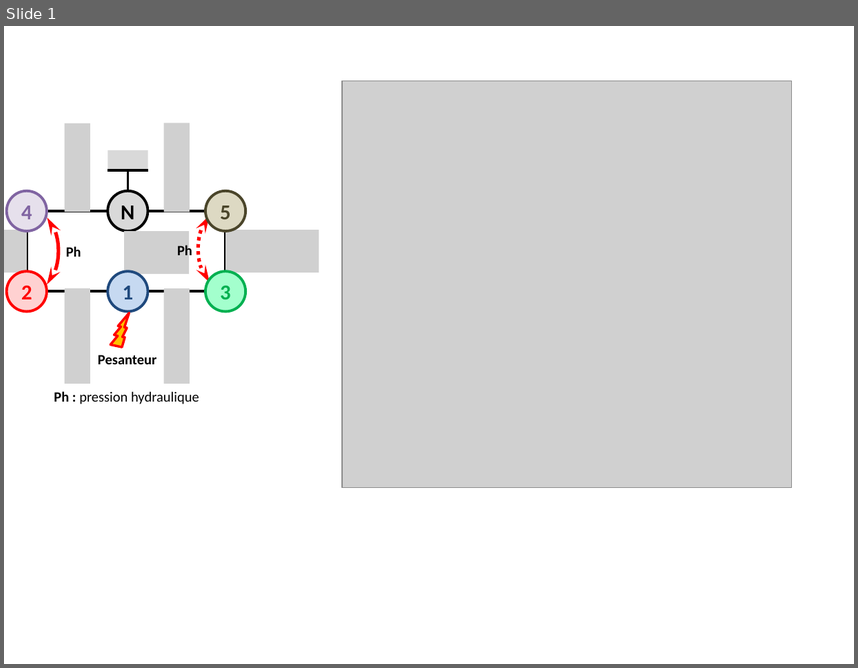
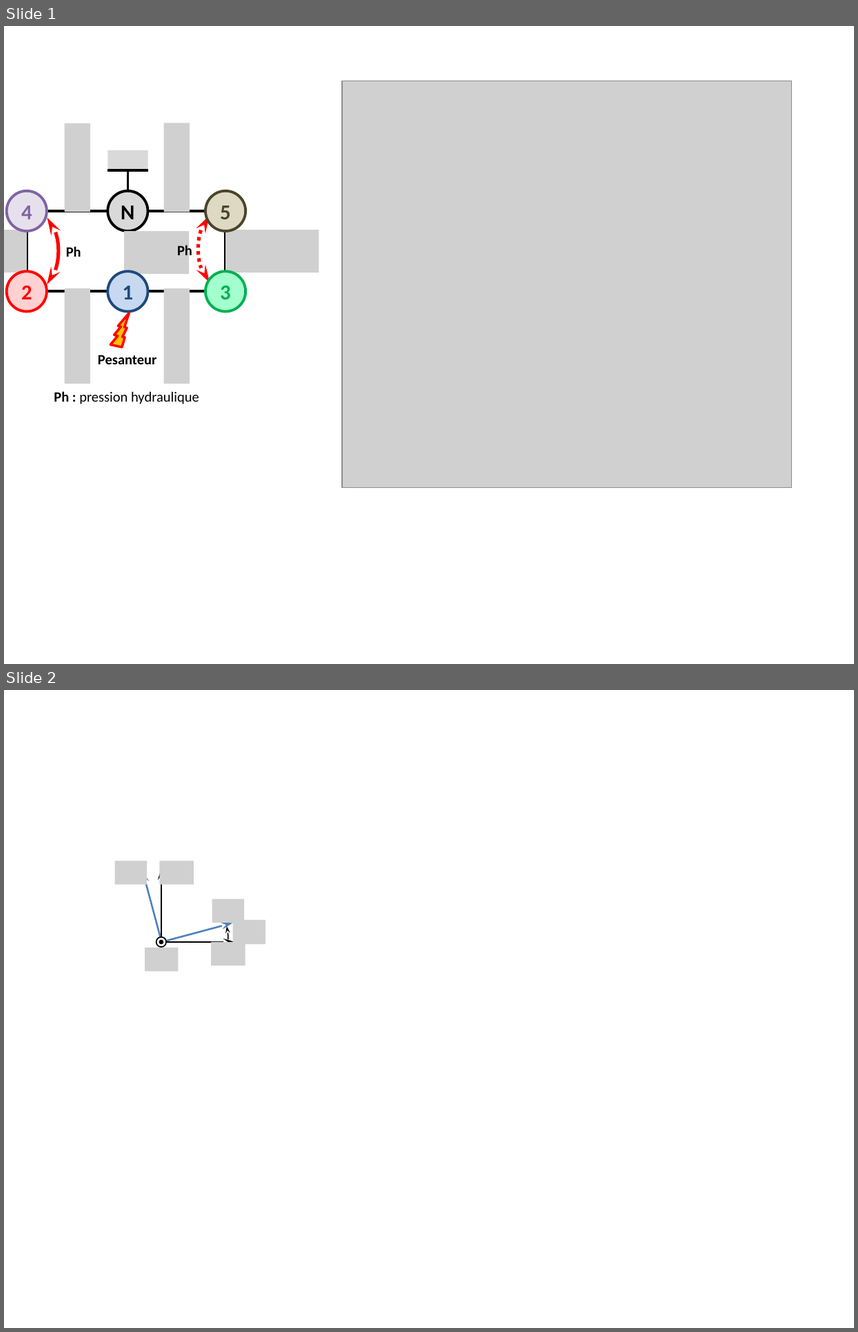
Before and after one commit to xpessoles/Cy_04_PSI_ModelisationDynamique, a slide deck: Revisions_Statique/Fiche_01_Statique_3D_TD_02_Quille/images/Figure.pptx. Shown one above the other, each under a label of ours: slide 1 before the commit, slides 1 and 2 after it. The pictures are 858x668 and 858x1332 pixels, drawn with LibreOffice and Linux fonts; fonts in the diff are those of the drawing; grey boxes stand for pictures. Boxes give left, top, right and bottom in pixels: in the first picture for what was removed or moved away, otherwise in the second. Text is boxed around its words. In the diff, an @@ line names an element or a change of style, - is before the commit and + after.

```diff
--- a/Revisions_Statique/Fiche_01_Statique_3D_TD_02_Quille/images/Figure.pptx
+++ b/Revisions_Statique/Fiche_01_Statique_3D_TD_02_Quille/images/Figure.pptx
@@ slide 2 added at <box>4,690,854,1328</box>, background #FFFFFF @@
@@ arc (boxed as its full ellipse) added at <box>94,873,228,1006</box>, outline #000000 1 pt @@
@@ picture added at <box>115,861,148,885</box> @@
@@ arrow added from (161, 942) to (143, 871), #4F81BD 1.5 pt @@
@@ picture added at <box>159,861,194,885</box> @@
@@ arrow added from (161, 942) to (161, 869), #000000 1.5 pt @@
@@ picture added at <box>212,899,245,923</box> @@
@@ ellipse added at <box>156,936,166,947</box>, fill #FFFFFF, outline #000000 1 pt @@
@@ arrow added from (161, 942) to (232, 923), #4F81BD 1.5 pt @@
@@ picture added at <box>232,920,266,944</box> @@
@@ picture added at <box>145,947,179,972</box> @@
@@ ellipse added at <box>159,940,163,943</box>, fill #000000, outline #000000 1 pt @@
@@ arrow added from (161, 942) to (235, 942), #000000 1.5 pt @@
@@ picture added at <box>212,942,245,965</box> @@
```
Also in this commit, not shown: 2 other files.
